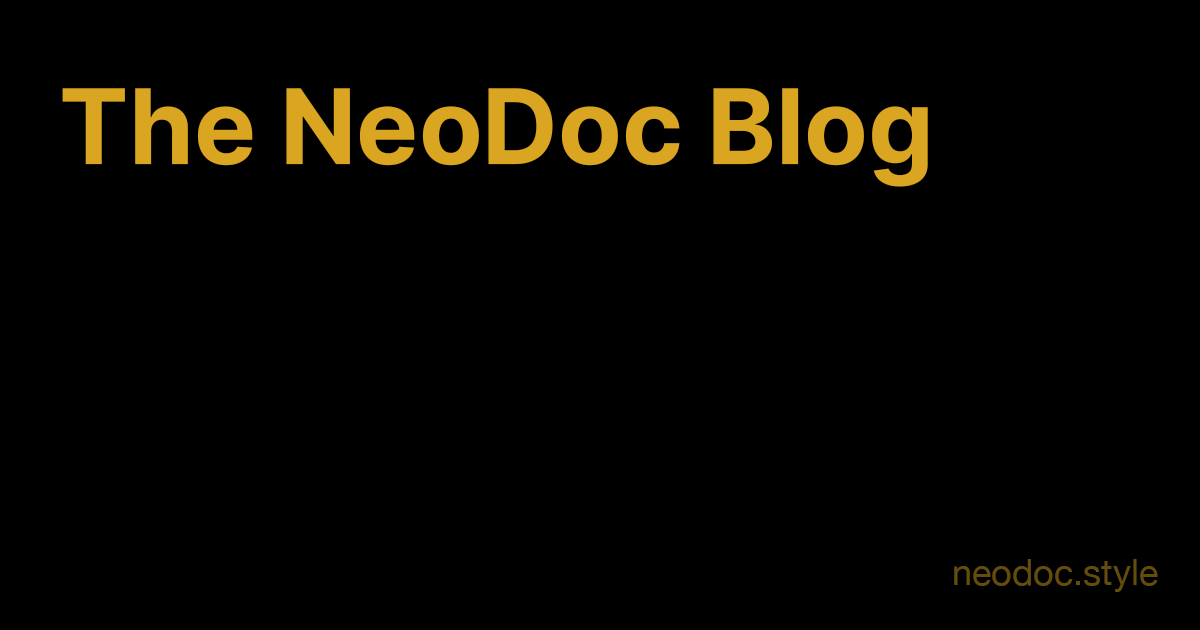
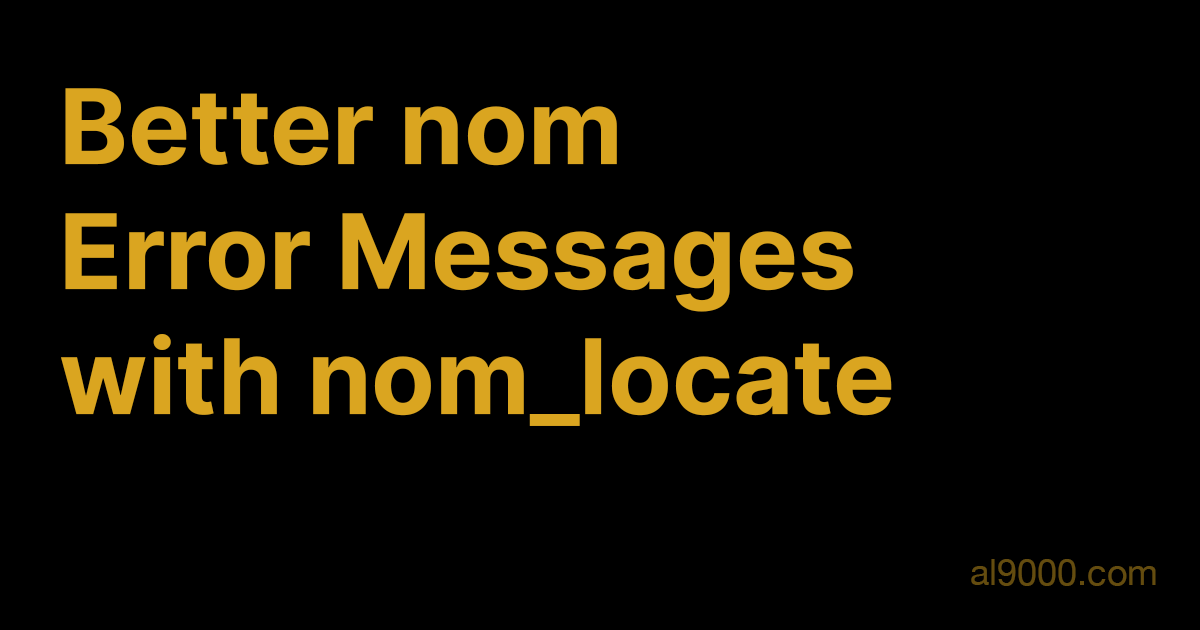
Layer changes from the first 1200×630 image to the second:
added layer "al9000.com" (35%) above "neodoc.style" over [left=971, top=559, right=1156, bottom=586]
hid "neodoc.style" over [left=954, top=559, right=1158, bottom=592]
renamed "The NeoDoc Blog" to "Better nom Error Messages with nom_locate", painted on it over [left=61, top=88, right=928, bottom=426]